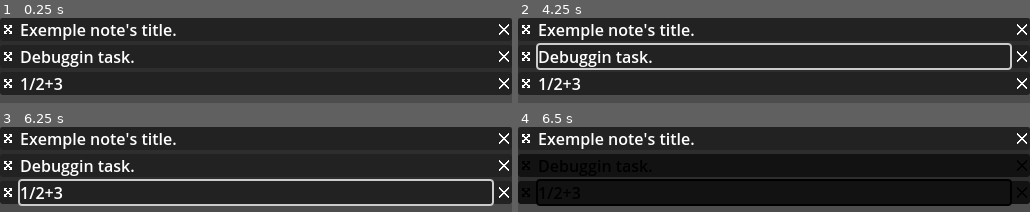
Above: before the commit, frames 1-4 (two rows, left to right).
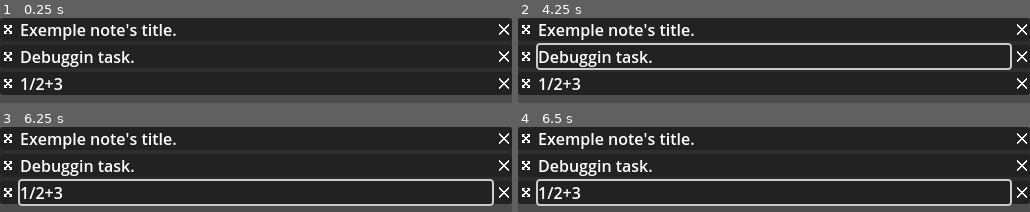
Above: after the commit, the same moments.

Repository: xorblo-doitus/Bloc-notes-plus-plus
Game: Godot game, scene res://src/app/main.tscn
Two runs of this game, one before a commit and one after it. Both use one fixed random seed, a clock stepped at 60 frames per second and the inputs below. The engine's default icon, where the game draws it, is replaced by a stand-in: a white triangle on a blue panel in a dark square.
Inputs (mouse positions are in pixels of both pictures, inside the frame that each line leads up to):
- Up to frame 1 (0.25 s): no input
- Up to frame 2 (4.25 s): click (528, 29) at 0.52 s; click (528, 29) at 1.27 s; click (528, 29) at 2.02 s; tap Enter at 2.75 s; drag from (774, 29) to (outside the picture) at 2.77 s; tap Space at 3.5 s; drag from (774, 56) to (outside the picture) at 3.52 s
- Up to frame 3 (6.25 s): tap Enter at 4.25, 5.75 s; move the mouse to (256, 192) at 4.27 s; tap Ctrl at 4.35 s; click (256, 192) at 4.42 s; tap Space at 5 s; drag from (outside the picture) to (outside the picture) at 5.02 s; move the mouse to (outside the picture) at 5.77 s; hold Shift from 5.78 s (still down); click (outside the picture) at 5.92 s
- Up to frame 4 (6.5 s): keep holding Shift; tap Escape (cancel_ongoing_behavior) at 6.4 s

Frames 1-3 are identical in both runs. In frame 4, 7.4% of the frame differs, in the area x 0-100%, y 38-93%.

Commit message:
Use mouse motion instead of updating each frame

Diff:
--- a/src/gui/user_input/grip/grip_componenent.gd
+++ b/src/gui/user_input/grip/grip_componenent.gd
@@ -39,25 +39,28 @@
 		if _ghost_element:
 			_CANVAS.remove_child(_ghost_element)
 			_ghost_element.queue_free()
+		_ghost_element = new
 		if new:
 			new.modulate = ghost_modulate
 			new.size = element_to_move.size
+			update_ghost_position()
 			_CANVAS.add_child(new)
-		_ghost_element = new
 var _starting_element_modulate: Color
 
 
 func _ready() -> void:
-	set_process(false)
+	set_process_input(false)
 
 
-func _process(_delta) -> void:
-	update_ghost_position()
+#func _process(_delta) -> void:
+	#update_ghost_position()
 
 
 func _input(event: InputEvent) -> void:
 	if event.is_action(&"cancel_ongoing_behavior"):
 		abort_dragging()
+	if _dragging and event is InputEventMouseMotion:
+		update_ghost_position()
 
 
 func start_dragging() -> void:
@@ -68,7 +71,7 @@
 		push_warning("No element to drag.")
 		return
 
-	_dragging = false
+	_dragging = true
 
 	if auto_offset:
 		offset = element_to_move.global_position - get_global_mouse_position()
@@ -78,7 +81,7 @@
 	_ghost_element = element_to_move.duplicate(0)
 	DisplayServer.cursor_set_shape(DisplayServer.CURSOR_DRAG)
 
-	set_process(true)
+	set_process_input(true)
 
 	#_starting_mouse_global_position = get_global_mouse_position()
 
@@ -91,7 +94,7 @@
 	DisplayServer.cursor_set_shape(DisplayServer.CURSOR_ARROW)
 	element_to_move.modulate = _starting_element_modulate
 	_ghost_element = null
-	set_process(false)
+	set_process_input(false)
 	_dragging = false
 
 
